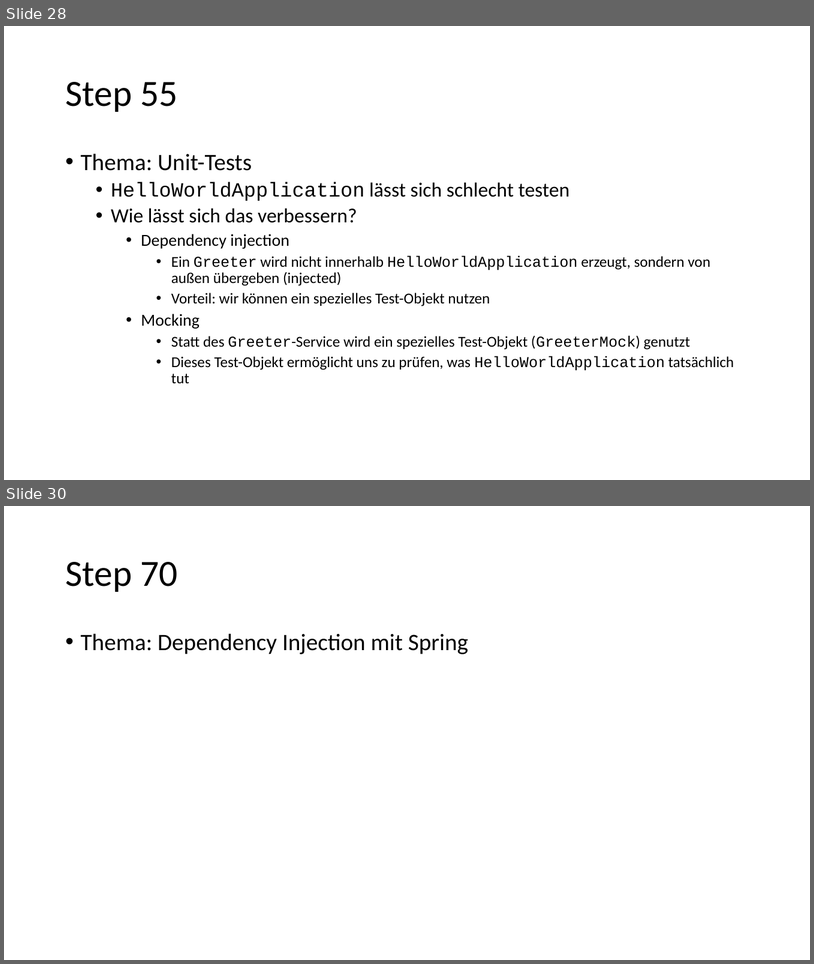
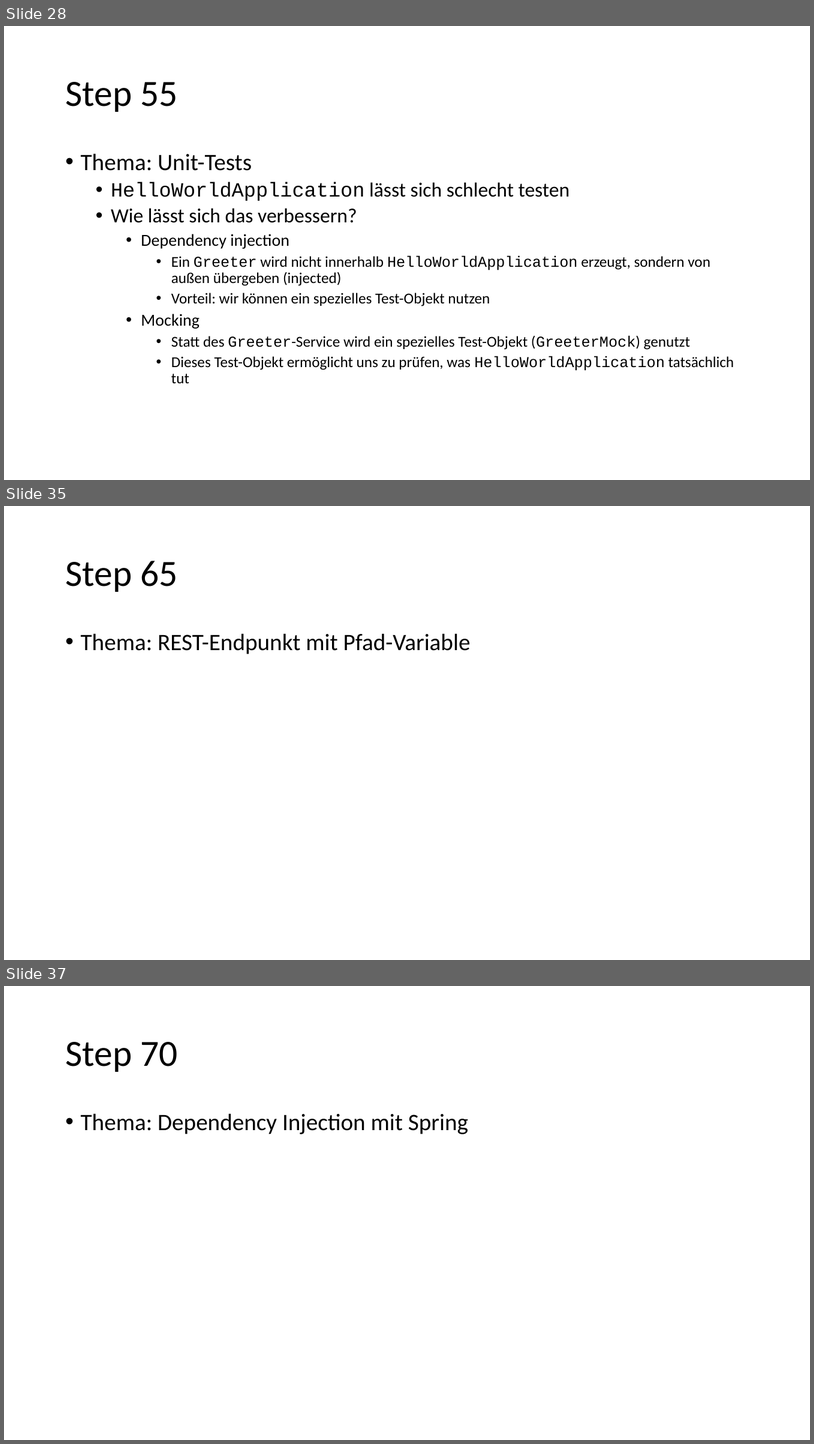
Before and after one commit to igeldo/PR4-SoSe23, a slide deck: Java-Starter.pptx. Shown one above the other, each under a label of ours: slides 28 and 30 before the commit, slides 28, 35 and 37 after it; the slides between them are not shown. The pictures are 814x964 and 814x1444 pixels, drawn with LibreOffice and Linux fonts; fonts in the diff are those of the drawing. Boxes give left, top, right and bottom in pixels: in the first picture for what was removed or moved away, otherwise in the second. Text is boxed around its words. In the diff, an @@ line names an element or a change of style, - is before the commit and + after.

Commit message:
add slides for step0060

```diff
--- a/Java-Starter.pptx
+++ b/Java-Starter.pptx
@@ slide 35 added at bbox=[4, 506, 810, 960], background #FFFFFF @@
@@ title added at bbox=[65, 561, 178, 592], 44 pt, text #000000 @@
+Step 65
@@ text added at bbox=[81, 633, 471, 654], 28 pt, text #000000 @@
+• Thema: REST-Endpunkt mit Pfad-Variable
@@ what was slide 30 is now slide 37 @@
```
Also in this commit, not shown: 1 slide changed, 6 other slides added.
